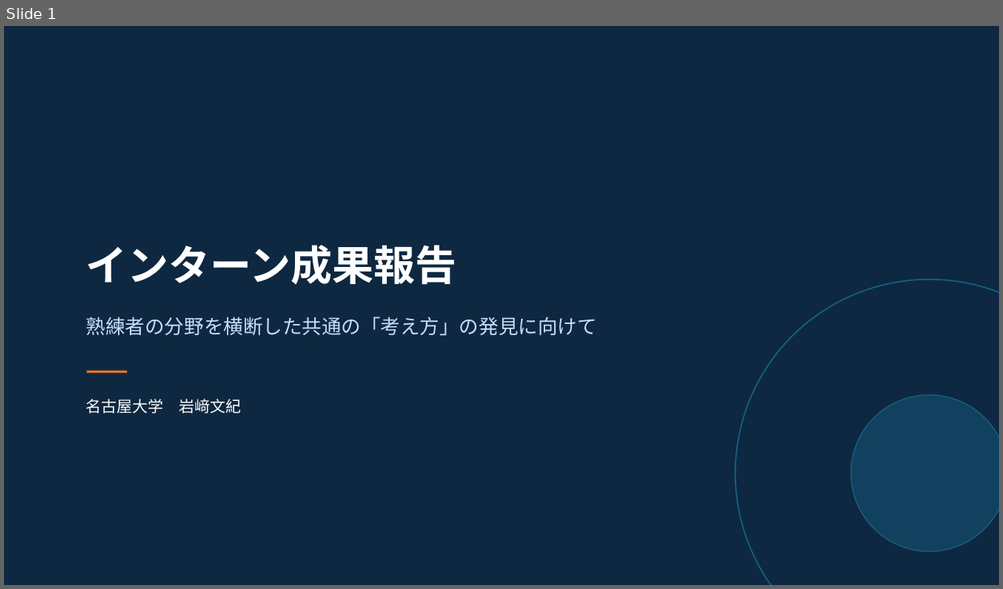
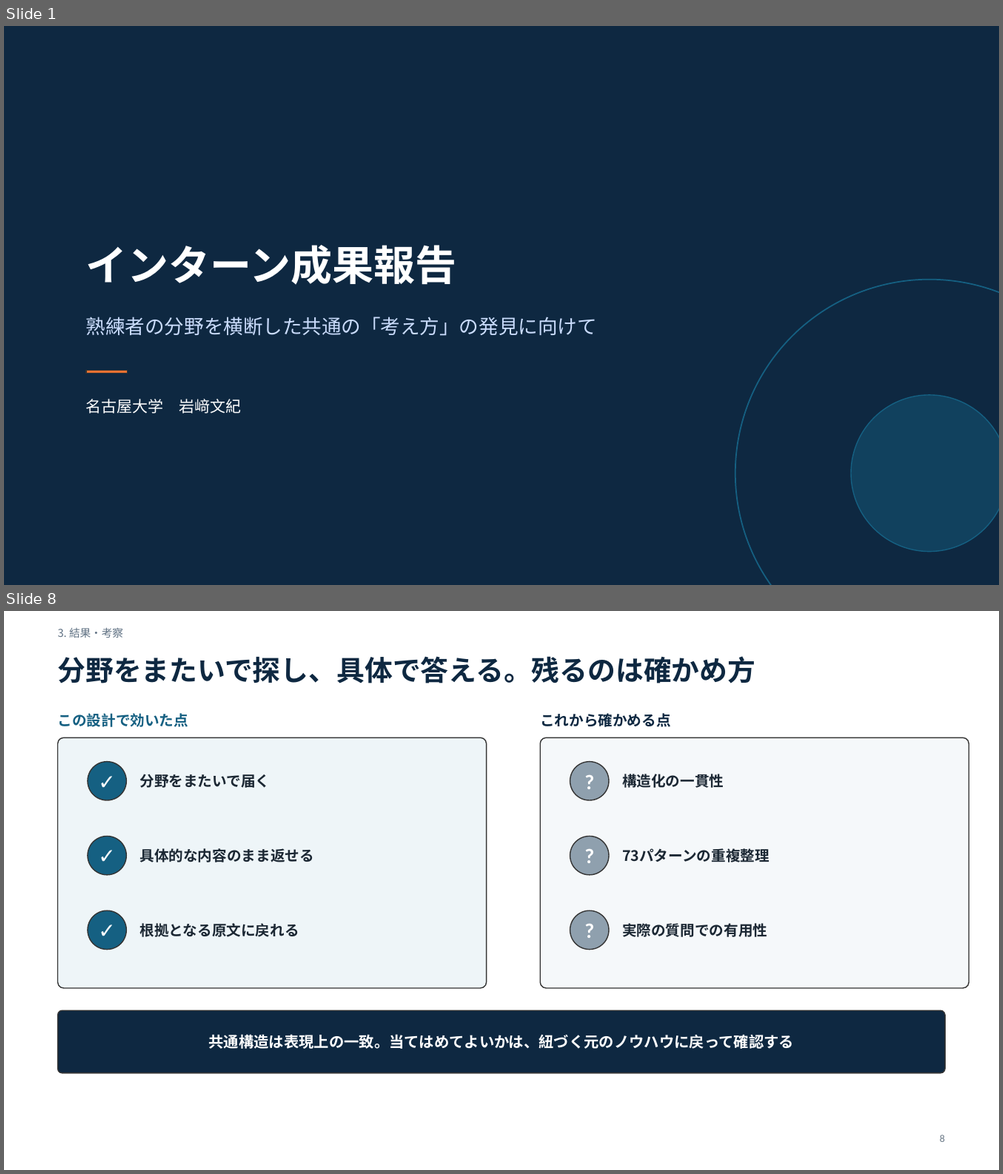
Before and after one commit to fumin0ri/structuring, a slide deck: インターン成果報告.pptx. Shown one above the other, each under a label of ours: slide 1 before the commit, slides 1 and 8 after it; the slides between them are not shown. The pictures are 1003x589 and 1003x1174 pixels, drawn with LibreOffice and Linux fonts; fonts in the diff are those of the drawing. Boxes give left, top, right and bottom in pixels: in the first picture for what was removed or moved away, otherwise in the second. Text is boxed around its words. In the diff, an @@ line names an element or a change of style, - is before the commit and + after.

```diff
--- a/インターン成果報告.pptx
+++ b/インターン成果報告.pptx
@@ slide 8 added at [4,611,999,1170], background #FFFFFF @@
@@ text added at [58,627,123,638], 10.5 pt, text #5F7183 @@
+3. 結果・考察
@@ text added at [58,656,756,684], 27 pt, text #0E2841, bold @@
+分野をまたいで探し、具体で答える。残るのは確かめ方
@@ text added at [58,713,189,727], 14 pt, text #156082, bold @@
+この設計で効いた点
@@ text added at [540,713,671,727], 14 pt, text #0E2841, bold @@
+これから確かめる点
@@ rounded rectangle added at [58,738,486,988], fill #EEF5F8, outline #333333 1 pt @@
@@ rounded rectangle added at [540,738,969,988], fill #F5F8FA, outline #333333 1 pt @@
@@ ellipse added at [88,762,126,800], fill #156082, outline #333333 1 pt @@
@@ text added at [88,762,126,800], 20 pt, text #FFFFFF, bold @@
+✓
@@ ellipse added at [569,762,609,800], fill #8FA0AE, outline #333333 1 pt @@
@@ text added at [569,762,609,800], 20 pt, text #FFFFFF, bold @@
+?
@@ text added at [139,774,270,788], 14 pt, text #1B2733, bold @@
+分野をまたいで届く
@@ text added at [622,774,723,788], 14 pt, text #1B2733, bold @@
+構造化の一貫性
@@ ellipse added at [88,836,126,875], fill #156082, outline #333333 1 pt @@
@@ text added at [88,836,126,875], 20 pt, text #FFFFFF, bold @@
+✓
@@ text added at [139,849,314,863], 14 pt, text #1B2733, bold @@
+具体的な内容のまま返せる
@@ ellipse added at [569,836,609,875], fill #8FA0AE, outline #333333 1 pt @@
@@ text added at [569,836,609,875], 20 pt, text #FFFFFF, bold @@
+?
@@ text added at [622,849,769,863], 14 pt, text #1B2733, bold @@
+73パターンの重複整理
@@ ellipse added at [88,911,126,950], fill #156082, outline #333333 1 pt @@
@@ text added at [88,911,126,950], 20 pt, text #FFFFFF, bold @@
+✓
@@ ellipse added at [569,911,609,950], fill #8FA0AE, outline #333333 1 pt @@
@@ text added at [569,911,609,950], 20 pt, text #FFFFFF, bold @@
+?
@@ text added at [139,923,299,937], 14 pt, text #1B2733, bold @@
+根拠となる原文に戻れる
@@ text added at [622,923,767,937], 14 pt, text #1B2733, bold @@
+実際の質問での有用性
@@ rounded rectangle added at [58,1011,945,1073], fill #0E2841, outline #333333 1 pt @@
@@ text added at [209,1034,794,1049], 14.5 pt, text #FFFFFF, bold @@
+共通構造は表現上の一致。当てはめてよいかは、紐づく元のノウハウに戻って確認する
@@ text added at [939,1135,945,1142], 10 pt, text #6B7A87 @@
+8
```
Also in this commit, not shown: 12 slides changed, 2 other slides added, 3 slides removed.
